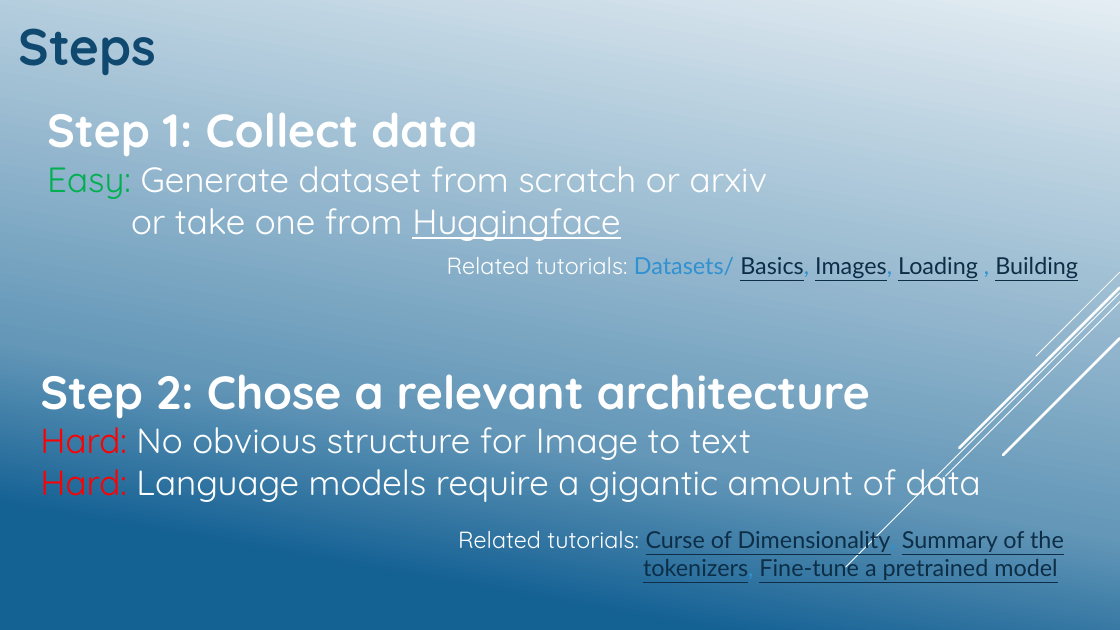
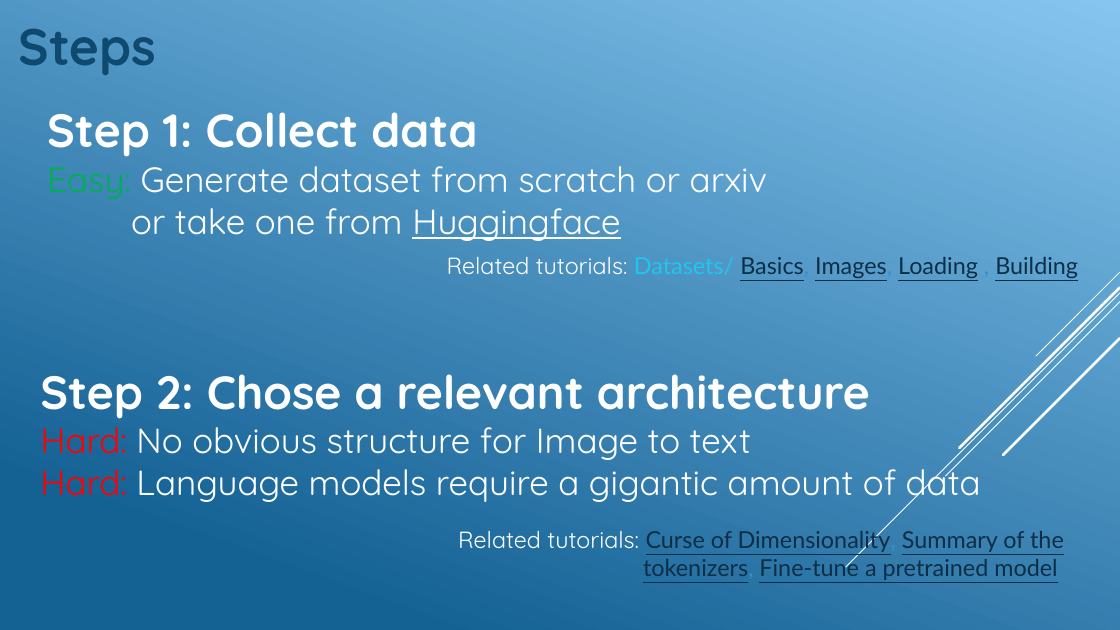
Before and after one commit to GeckSpy/IPdf2Latex, a slide deck: slide 5 of Presentation/Final presentation.pptx. Drawn at 1120x630 pixels with LibreOffice and Linux fonts; fonts in the diff are those of the drawing. Boxes give left, top, right and bottom in pixels: in the first picture for what was removed or moved away, otherwise in the second. Text is boxed around its words. In the diff, an @@ line names an element or a change of style, - is before the commit and + after.

```diff
--- a/Presentation/Final presentation.pptx
+++ b/Presentation/Final presentation.pptx
@@ background gradient #E4EDF3 to #6497B8 to #146194 to gradient #86C5EF to #146194 @@
@@ text "Related tutorials: Datasets/ Basics, Images, ..." at [447,257,1078,278]: text colour #3091D1 to #22C5ED in "Datasets/" @@
```
Also in this commit, not shown: 16 other slides changed, 4 slides added, 1 slide removed.
